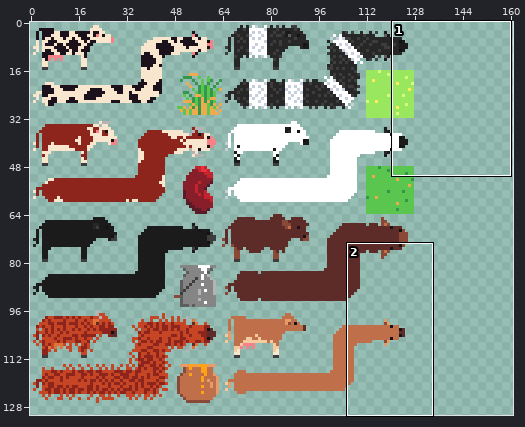
Sprite sheet: public/sprite.png. The first picture is a wide view before the edit; the outline marks the close-up.
Close-up. The starting point:
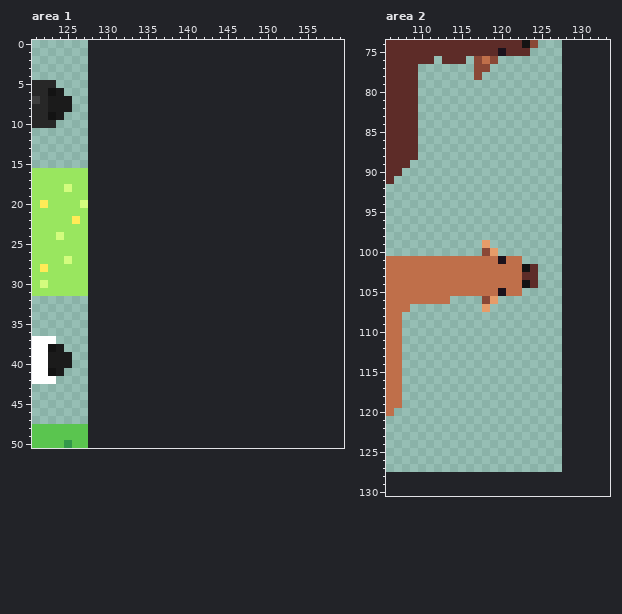
The file is 256x256 pixels, drawn in blocks of 2x2; one block is one cell here. Shown: area 1: x 121..159, y 0..50; area 2: x 106..133, y 74..130. The old version is drawn lined up with the new one, on the new canvas. The wide view leaves out empty margins.
The same view after the edit:
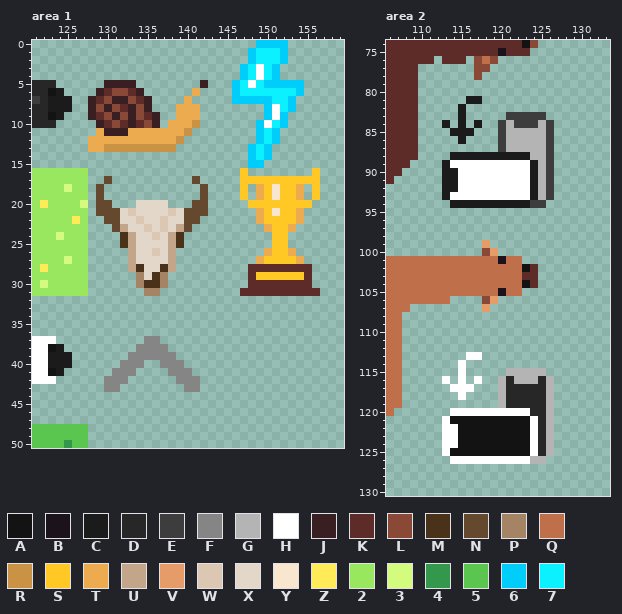
Palette (. is transparent): A #131313  B #1c121c  C #1b1b1b  D #272727  E #3d3d3d  F #858585  G #b4b4b4  H #ffffff  J #391f21  K #5d2c28  L #8a4836  M #4a311a  N #65492e  P #a48464  Q #bf6f4a  R #c99245  S #ffc825  T #edab50  U #c3a689  V #e69c69  W #dcc7b3  X #e3d7c9  Y #f9e6cf  Z #ffeb57  2 #99e65f  3 #d3fc7e  4 #33984b  5 #5ac54f  6 #00cdf9  7 #0cf1ff
From old to new:
canvas 128x128 -> 256x256
Changed rows in their new state; - is an unchanged pixel.
Area 1:
first column x 128:
 0 ---------------------6666----
 1 --------------------67776----
 2 --------------------67776----
 3 -------------------67H76-----
 4 -------------------67H76-----
 5 --JJJJ--------J---67H766666--
 6 -JKLLKJ------T----677777776--
 7 JKLJJLKJ----T-----66666776---
 8 JLJLKJLJ---TTT--------6H76---
 9 JKLJLJLKJ--TTT--------6H6----
10 -JKLKJKLJ-TTTR-------6H76----
11 -TJJJTTTTTTTR--------676-----
12 TTTTTTTTTTTR---------676-----
13 TTRRRRRRRRR---------676------
14 --------------------676------
15 --------------------66-------
16 -------------------S--------S
17 --N----------N-----SSSSSSSSSS
18 -N------------N----S-TSYSST-S
19 -N------------N----S-TSYSST-S
20 -NN---XXXX---NN-----SSSSSSSS-
21 -NNNXWXXXXWXNNN------TSYSST--
22 --NNXXWXXWXXNN-------TSSSST--
23 ---NUXXWXWXUN---------TSST---
24 ----MUXXWXUM-----------SS----
25 ----MUXXXXUM-----------SS----
26 -----UXXWXU-----------TSST---
27 -----UXXXXU----------TSSSST--
28 -----UMXXMU---------KKKKKKKK-
29 ------PXMP----------KSSSSSSK-
30 ------PMMP----------KKKKKKKK-
31 -------PP----------KKKKKKKKKK
first column x 130:
37 -----FF-----
38 ----FFFF----
39 ---FFFFFF---
40 --FFF--FFF--
41 -FFF----FFF-
42 FFF------FFF
43 FF--------FF
Area 2:
first column x 113:
 81 ---CC---------
 82 --C-----------
 83 --C-----EEEEE-
 84 C-C-C--EGEEEGE
 85 -CCC---EGGGGGE
 86 --C----EGGGGGE
 87 -------EGGGGGE
 88 -CCCCCCCCCCGGE
 89 CHHHHHHHHHHCGE
 90 CCHHHHHHHHHCGE
 91 CCHHHHHHHHHCGE
 92 CCHHHHHHHHHCGE
 93 CHHHHHHHHHHCGE
 94 -CCCCCCCCCCEE-
first column x 113:
113 ---HH---------
114 --H-----------
115 --H-----GGGGG-
116 H-H-H--GDGGGDG
117 -HHH---GDDDDDG
118 --H----GDDDDDG
119 -------GDDDDDG
120 -HHHHHHHHHHDDG
121 HAAAAAAAAAAHDG
122 HHAAAAAAAAAHDG
123 HHAAAAAAAAAHDG
124 HHAAAAAAAAAHDG
125 HAAAAAAAAAAHDG
126 -HHHHHHHHHHGG-
Boxes around the changes in both close-ups, in picture pixels (x1, y1, x2, y2):
added: (88, 40, 320, 296)
added: (104, 336, 200, 392)
added: (442, 96, 554, 208)
added: (442, 352, 554, 464)
